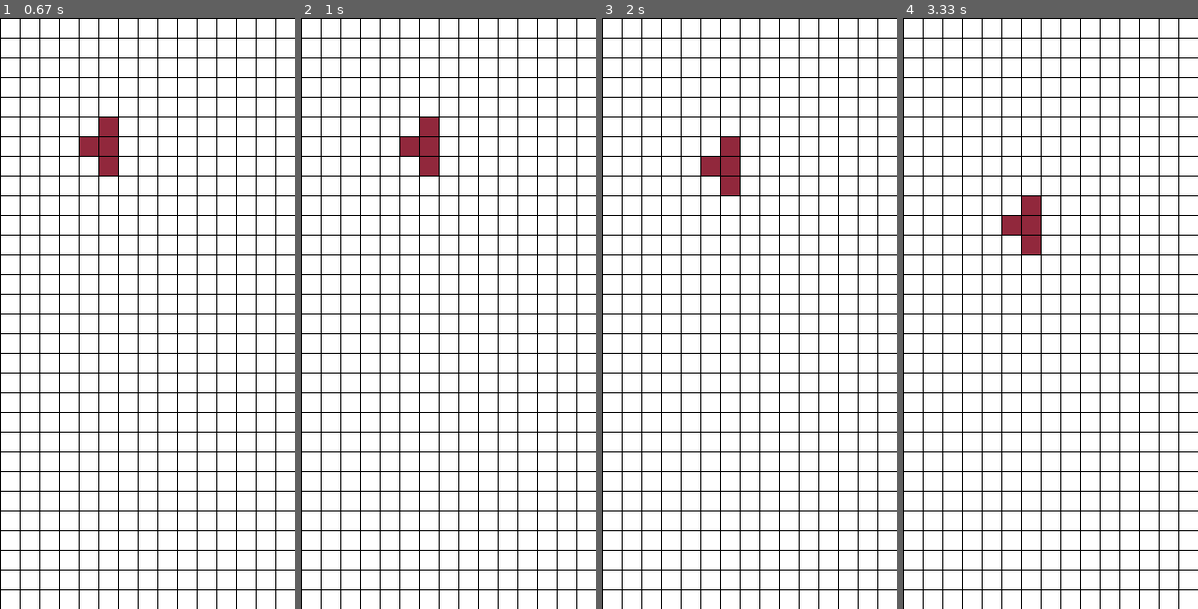
Above: before the commit, frames 1-4 (left to right).
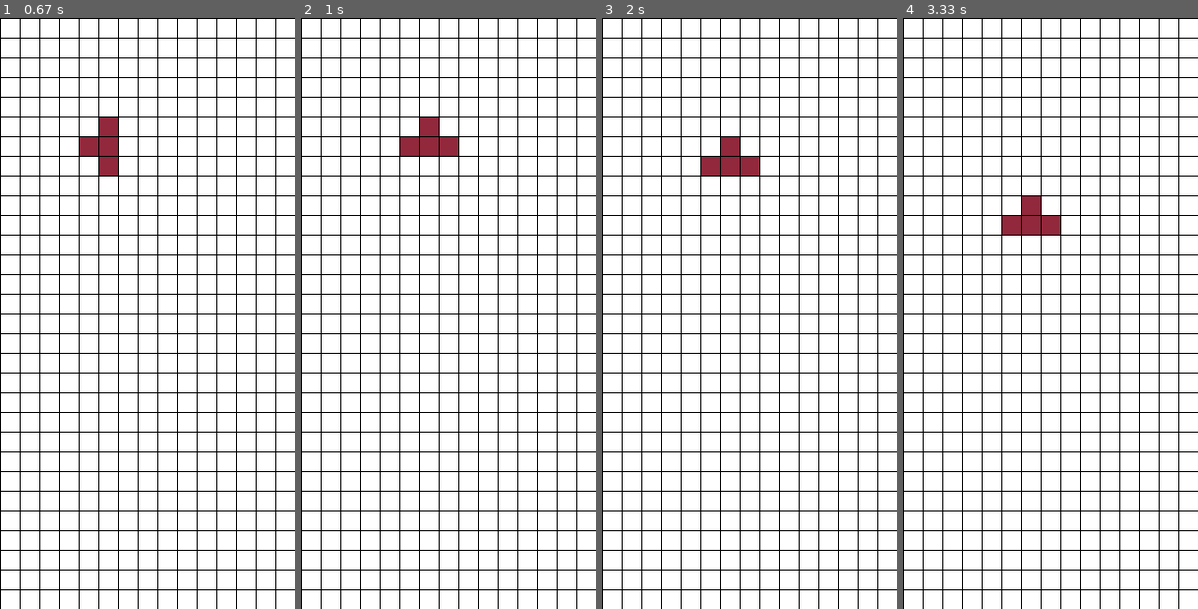
Above: after the commit, the same moments.

Repository: hakosaj/PygameAI
Game: pygame game, started from tetris/tetris.py
Same seed, same stepped clock (60 frames per second), same inputs: the game is played once before the commit and once after it.
Inputs:
- Up to frame 1 (0.67 s): tap Space at 0.33 s
- Up to frame 2 (1 s): hold Right from 0.67 s (still down); tap Space at 0.73 s
- Up to frame 3 (2 s): tap Space at 1.03, 1.23, 1.53, 1.73 s; release Right at 1.13 s; hold Right 1.17-1.63 s; hold Left from 1.67 s (still down)
- Up to frame 4 (3.33 s): tap Space at 2.03, 2.3, 2.63, 3.07 s; release Left at 2.2 s; hold Down 2.23-2.53 s; hold Left 2.57-2.97 s; hold Right from 3 s (still down)

Frame 1 is identical in both runs. In frame 2, 0.4% of the frame differs, in the area x 40-54%, y 20-27%; in frame 3, 0.4%; in frame 4, 0.4%.

Commit message:
Edge fixes for tetris block rotation

Diff:
--- a/tetris/block.py
+++ b/tetris/block.py
@@ -22,7 +22,6 @@
         self.grid=grid
         self.configuration = configuration
         self.squares=[]
-        self.rotation = 0
         self.color = RED
         self.offset=0
         self.isStopped=False
@@ -43,13 +42,13 @@
         xp=self.x
         yp=self.y
         self.offset=(self.offset+offset)%8
-        print(self.configuration)
+        print("conf: ",self.configuration, " offset: ",self.offset)
         if (self.configuration=="j"):
-            self.squares.extend(generateJConfiguration(xp,yp,offset,self.grid))
+            self.squares.extend(generateJConfiguration(xp,yp,self.offset,self.grid))
         elif (self.configuration=="l"):
-            self.squares.extend(generateLConfiguration(xp,yp,offset,self.grid))
+            self.squares.extend(generateLConfiguration(xp,yp,self.offset,self.grid))
         elif (self.configuration=="t"):
-            self.squares.extend(generateTConfiguration(xp,yp,offset,self.grid))
+            self.squares=generateTConfiguration(xp,yp,self.offset,self.grid)
         else:
             print("nuh uh")
 
@@ -78,3 +77,8 @@
     def rotateBlock(self):
         self.clearSquares()
         self.createConfiguration(2)
+        try:
+            if abs(self.rightEdge()-self.leftEdge())>4:
+                self.createConfiguration(-2)
+        except AttributeError:
+            self.createConfiguration(-2)
--- a/tetris/grid.py
+++ b/tetris/grid.py
@@ -30,11 +30,10 @@
 
 
     def modifyBlock(self,block):
-
-        block.rotateBlock()
         a = block
-        self.removeBlock(a)
-        self.addBlock(block)
+        a.rotateBlock()
+        self.removeBlock(block)
+        self.addBlock(a)
 
     def addBlock(self,block):
         for item in self.squares:
